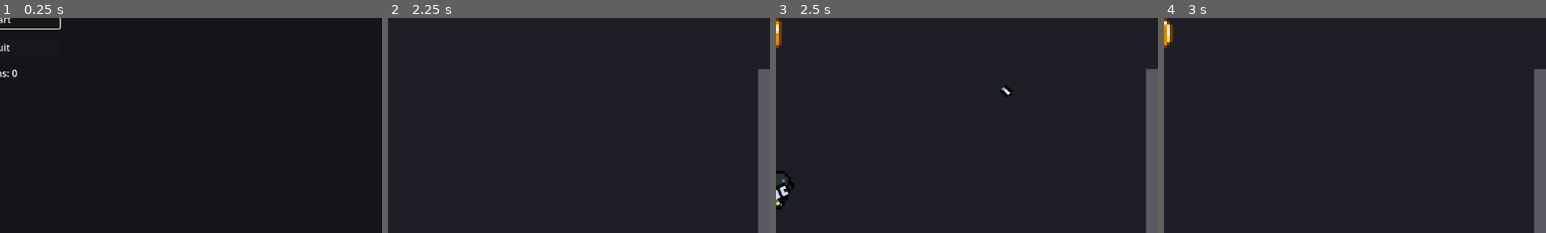
Above: before the commit, frames 1-4 (left to right).
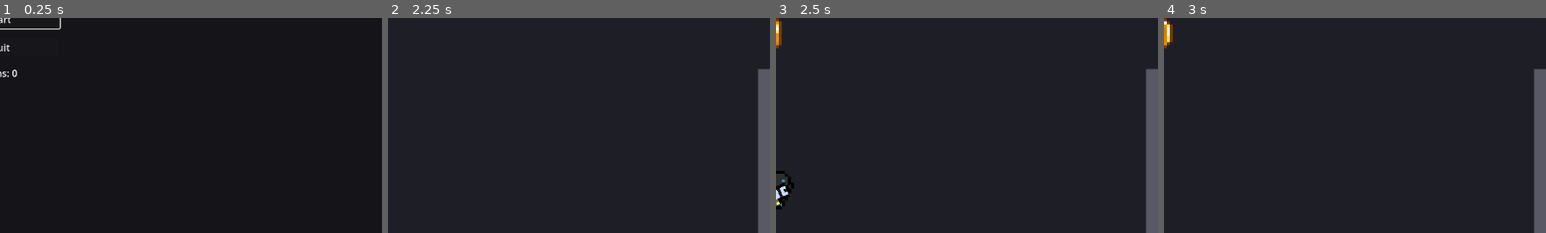
Above: after the commit, the same moments.

Repository: s4hlo/movie-jam
Game: Godot game, scene res://scenes/main_menu.tscn
Same seed, same stepped clock (60 frames per second), same inputs: the game is played once before the commit and once after it.
Inputs (mouse positions are % of the whole screen's width and height, from its top left):
- Up to frame 1 (0.25 s): no input
- Up to frame 2 (2.25 s): click "Start" at 0.5 s; tap Enter at 1.25 s; move the mouse to (45, 70) at 1.27 s; hold W (move_up) from 1.28 s (still down); click (45, 70) at 1.35 s; move the mouse to (80, 65) at 2.02 s; click (80, 65) at 2.1 s
- Up to frame 3 (2.5 s): keep holding W (move_up)
- Up to frame 4 (3 s): move the mouse to (20, 35) at 2.77 s; release W (move_up) at 2.78 s; hold A (move_left) from 2.78 s (still down); click (20, 35) at 2.85 s
The pictures show only the part of the screen within x 50-100%, y 46-96%; the shares and areas given below are measured in that part.

Frames 1-2 are identical in both runs. In frame 3, 0.1% of the frame differs, in the area x 58-62%, y 31-37%; in frame 4, nothing differs.

Commit message:
Corrigindo bug dos tiros
Ajustei para os tiros sumiram ao entrar em uma nova sala

Diff:
--- a/scenes/bullet.gd
+++ b/scenes/bullet.gd
@@ -1,6 +1,9 @@
 extends Node2D
 
 const SPEED: int = 1300
+
+func _ready() -> void:
+	add_to_group("bullets")
 
 func _process(delta: float) -> void:
 	position += transform.x * SPEED * delta
--- a/scripts/room_manager.gd
+++ b/scripts/room_manager.gd
@@ -118,6 +118,8 @@
 func _on_door_entered(direction: String) -> void:
 	if _transitioning:
 		return
+
+	get_tree().call_group("bullets", "queue_free")
 	_transitioning = true
 
 	var target_pos: Vector2i = current_position + DIRECTION_OFFSETS[direction]
@@ -128,6 +130,7 @@
 	var entry_direction: String = OPPOSITE[direction]
 	_load_room(target_pos, entry_direction)
 
+
 func _save_room_state() -> void:
 	if current_room and grid.has(current_position):
 		var changed: Dictionary = current_room.get_changed_entities()
